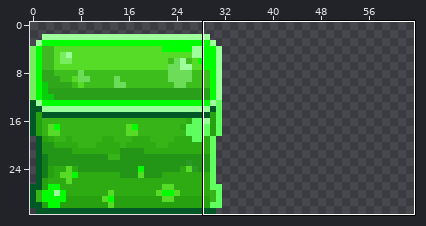
File history of a pixel-art sprite, Example1/slime.png. The first picture is a wide view before the edit; the outline marks the close-up.
Close-up. Before the commit:
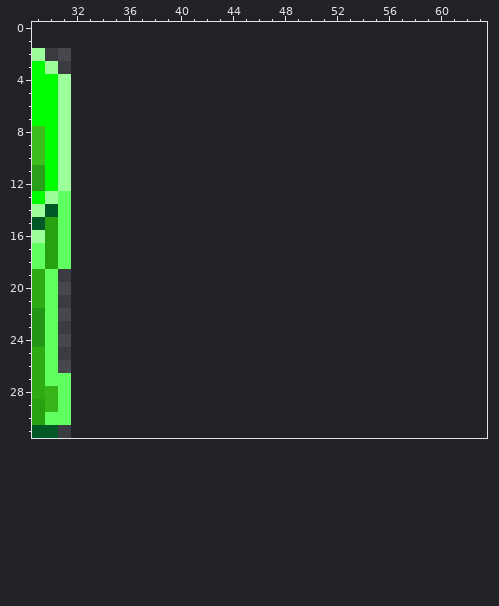
The file is 32x30 pixels. Colours within 5 levels of each other are drawn and written as one. Shown: x 29..63, y 0..31. The old version is drawn lined up with the new one, on the new canvas.
Now the later version:
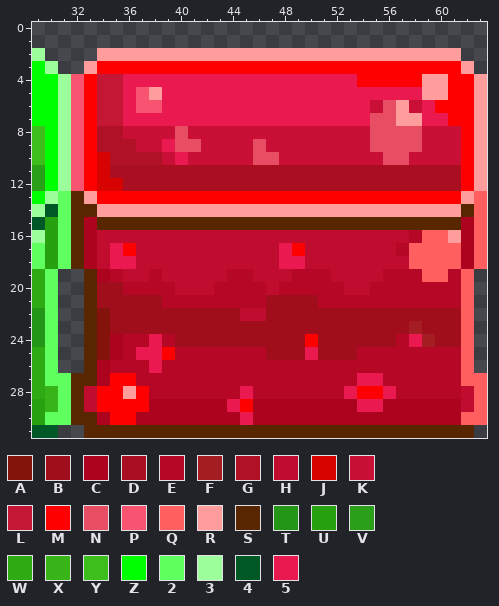
Palette (. is transparent): A #84140b  B #a00e1b  C #ac031f  D #aa0f21  E #b60726  F #a31d23  G #b11127  H #c00c2e  J #d70300  K #ca0f36  L #c41736  M #ff0000  N #e74e63  P #f85471  Q #ff5f5f  R #ff9c9c  S #582600  T #239618  U #27a10f  V #2aa01a  W #2eaa13  X #36b418  Y #3ebe1c  Z #00ff00  2 #5fff5f  3 #9cff9c  4 #005826  5 #ea194f
From the commit log: Slime Color Combine
Change:
canvas 32x30 -> 64x32, the old top-left corner now at 0,2
@@ x 29..63 @@
  1 ...................................
- 2 3..................................
- 3 Z3.................................
- 4 ZZ3................................
- 5 ZZ3................................
- 6 ZZ3................................
- 7 ZZ3................................
- 8 YZ3................................
- 9 YZ3................................
-10 YZ3................................
-11 VZ3................................
-12 VZ3................................
-13 Z32................................
-14 342................................
-15 4U2................................
-16 3U2................................
-17 2U2................................
-18 2U2................................
-19 W2.................................
-20 W2.................................
-21 W2.................................
-22 T2.................................
-23 T2.................................
-24 T2.................................
-25 W2.................................
-26 W2.................................
-27 W22................................
-28 WX2................................
-29 UX2................................
-30 U22................................
-31 44.................................
+ 2 3....RRRRRRRRRRRRRRRRRRRRRRRRRRRR..
+ 3 Z3..RMMMMMMMMMMMMMMMMMMMMMMMMMMMMR.
+ 4 ZZ3PMLL555555555555555555MMMMMRRMMR
+ 5 ZZ3PMLL5PR55555555555555555555RRMMR
+ 6 ZZ3PMLL5PP5555555555555555KNRK5MMMR
+ 7 ZZ3PMLL5555555555555555555NNRR55MMR
+ 8 YZ3PMGGKKKKNKKKKKKKKKKKKKKNNNNKKKMR
+ 9 YZ3PMGGGKK5NNKKKKNKKKKKKKKNNNNKKKMR
+10 YZ3PMJGGGGK5KKKKKNNKKKKKKKKNNKKKKMR
+11 VZ3PMJDDDDDDDDDDDDDDDDDDDDDDDDDDDMR
+12 VZ3PMJJDDDDDDDDDDDDDDDDDDDDDDDDDDMR
+13 Z32SRMMMMMMMMMMMMMMMMMMMMMMMMMMMMRQ
+14 342SSRRRRRRRRRRRRRRRRRRRRRRRRRRRRSQ
+15 4U2SCSSSSSSSSSSSSSSSSSSSSSSSSSSSSCQ
+16 3U2SCHHHHHHHHHHHHHHHHHHHHHHHHEQQRCQ
+17 2U2SCH5MHHHHHHHHHHH5MHHHHHHHEQQQQCQ
+18 2U2SCH55HHHHHHHHHHH55HHHHHHHHQQQQCQ
+19 W2..SCEHHEHHHHHEEHHHEEEHHHHEEEQQEQ.
+20 W2..SBBEEEEHHHEEEEHEEEEEHHEEEEEEEQ.
+21 W2..SBBBBBEEEEEEEEBBBBEEEEEEEEEEEQ.
+22 T2..SABBBBBBBBBBHHBBBBBBBBBBBBBBBQ.
+23 T2..SABBBBBBBBBBBBBBBBBBBBBBBFBBBQ.
+24 T2..SACEE5EBBBBBBBBBBMBBBBBBE5FBBQ.
+25 W2..SACE55MEEEEEEEBBB5BBBEEEEEEEEQ.
+26 W2..SCEEE5EEEEEEEEEEEEEEEEEEEEEEEQ.
+27 W22SSCMMEEEEEEEEEEEEEEEEE55EEEEEEQQ
+28 WX2SHMMRMEEEEEEE5EEEEEEE5MM5EEEEEHQ
+29 UX2SHMMMMCCCCCC5MCCCCCCCC55CCCCCCHQ
+30 U22SSCMMCCCCCCCC5CCCCCCCCCCCCCCCCQQ
+31 44..SSSSSSSSSSSSSSSSSSSSSSSSSSSSSS.
